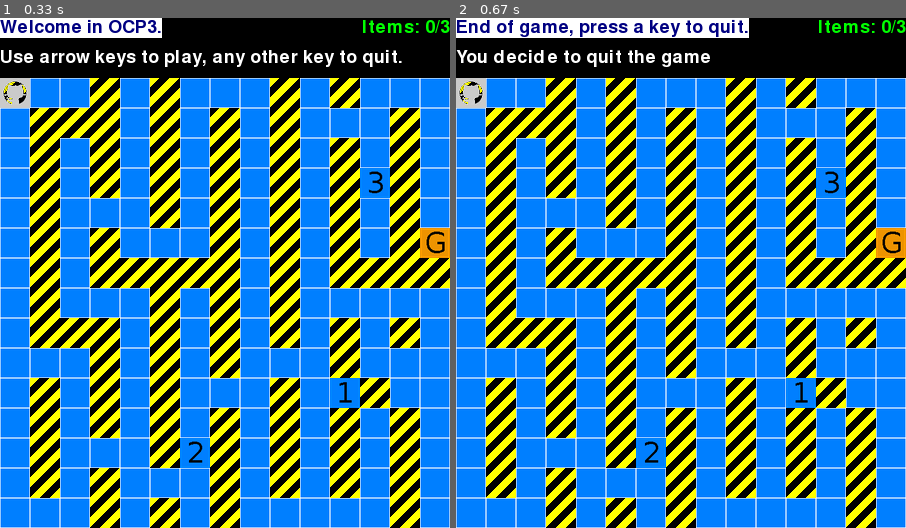
Above: before the commit, frames 1-2 (left to right).
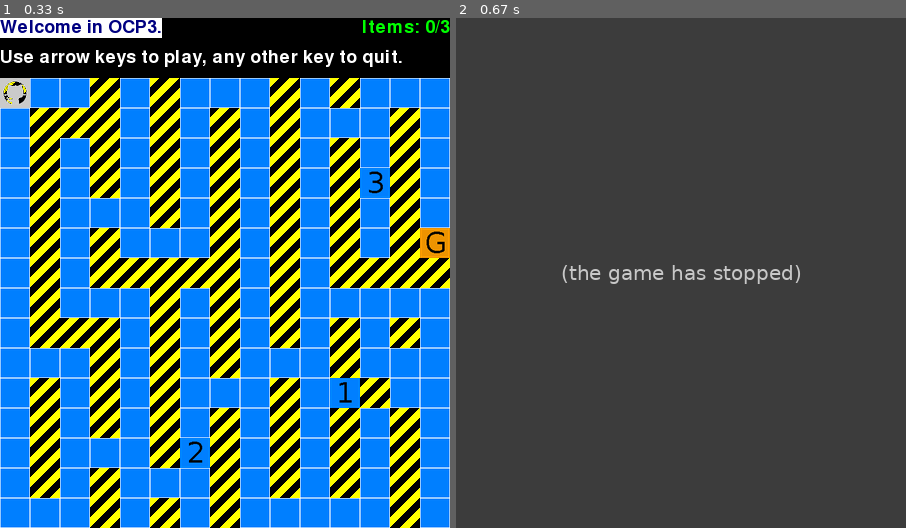
Above: after the commit, the same moments.

Repository: freezed/ocp3
Game: pygame game, started from main.py
Two runs of this game, one before a commit and one after it. Both use one fixed random seed, a clock stepped at 60 frames per second and the inputs below.
Inputs:
- Up to frame 1 (0.33 s): no input
- Up to frame 2 (0.67 s): tap Enter at 0.33 s

Frame 1 is identical in both runs. In frame 2, 100% of the frame differs, in the area x 0-100%, y 0-100%.
After the commit the program exited at 0.33 s; later frames show no game.

Commit message:
Exports to Map the EOL replacement in map string

Diff:
--- a/main.py
+++ b/main.py
@@ -21,7 +21,7 @@
 )
 
 GAME_KEYS = [K_UP, K_DOWN, K_RIGHT, K_LEFT]
-last_wait = False
+last_message = False  # Do not execute last_message loop
 
 # Loading map
 MAP_GAME = Map(MAP_FILE)
@@ -37,11 +37,11 @@
 while MAP_GAME.status:
     last_wait = True
     set_header(WINDOW, MAP_GAME.status_message)
-    maze_draw(WINDOW, MAP_GAME.map_print().replace('\n', ''))
+    maze_draw(WINDOW, MAP_GAME.map_print())
     for event in pygame.event.get():
         if event.type == QUIT:
             MAP_GAME.status = False
-            last_wait = False
+            last_message = False
 
         if event.type == KEYDOWN:
             if event.key in GAME_KEYS:
@@ -51,9 +51,8 @@
                 MAP_GAME.status_message['status'] = MSG_QUIT
                 MAP_GAME.status = False
 
-
-# Loop for last message before exit
-while last_wait:
+# Allows reading the last_message (won, lost or quit)
+while last_message:
     MAP_GAME.status_message['title'] = MSG_END
     set_header(WINDOW, MAP_GAME.status_message)
     pygame.display.flip()
--- a/map.py
+++ b/map.py
@@ -107,7 +107,7 @@
 
     def map_print(self):
         """ Return a string of the map state """
-        return self._map_in_a_string
+        return self._map_in_a_string.replace('\n', '')
 
     def move_to(self, pressed_key):
         """
